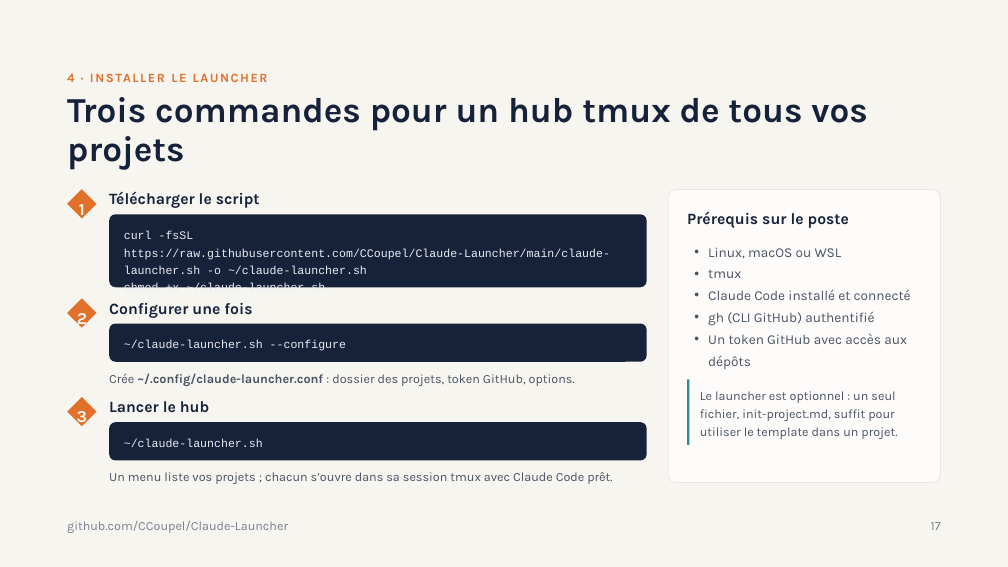
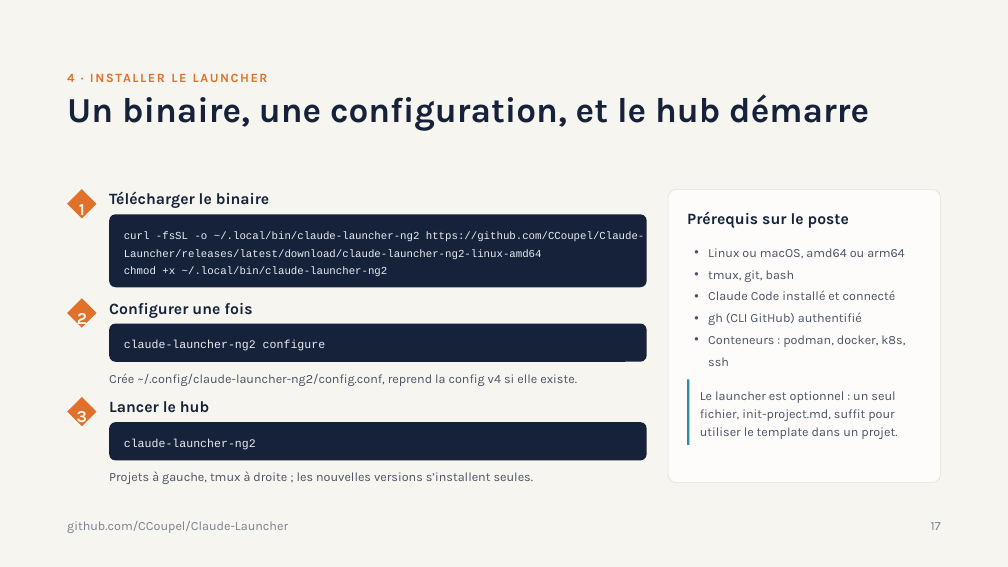
Before and after one commit to CCoupel/Claude-Launcher, a slide deck: slide 17 of Claude Code et le template projet.odp. Drawn at 1008x567 pixels with LibreOffice and Linux fonts; fonts in the diff are those of the drawing. Boxes give left, top, right and bottom in pixels: in the first picture for what was removed or moved away, otherwise in the second. Text is boxed around its words. In the diff, an @@ line names an element or a change of style, - is before the commit and + after.

```diff
--- a/Claude Code et le template projet.odp
+++ b/Claude Code et le template projet.odp
@@ title at bbox=[67, 94, 869, 131]: text changed @@
-Trois commandes pour un hub tmux de tous vos projets
+Un binaire, une configuration, et le hub démarre
@@ text at bbox=[109, 192, 270, 208]: text changed @@
-Télécharger le script
+Télécharger le binaire
@@ text in rounded rectangle at bbox=[124, 232, 645, 276]: text changed; size 11 to 10.2 pt @@
-curl -fsSL https://raw.githubusercontent.com/CCoupel/Claude-Launcher/main/claude-launcher.sh -o ~/claude-launcher.sh
-chmod +x ~/claude-launcher.sh
+curl -fsSL -o ~/.local/bin/claude-launcher-ng2 https://github.com/CCoupel/Claude-Launcher/releases/latest/download/claude-launcher-ng2-linux-amd64
+chmod +x ~/.local/bin/claude-launcher-ng2
@@ text at bbox=[708, 248, 904, 282]: text changed; size 13 to 12 pt @@
-• Linux, macOS ou WSL
-• tmux
+• Linux ou macOS, amd64 ou arm64
+• tmux, git, bash
@@ text at bbox=[708, 290, 896, 325]: size 13 to 12 pt in "Claude Code installé et connecté", "gh (CLI GitHub) authentifié" @@
@@ text in rounded rectangle at bbox=[124, 340, 325, 351]: text changed @@
-~/claude-launcher.sh --configure
+claude-launcher-ng2 configure
@@ text at bbox=[708, 335, 905, 366]: text changed; size 13 to 12 pt @@
-• Un token GitHub avec accès aux dépôts
+• Conteneurs : podman, docker, k8s, ssh
@@ text at bbox=[109, 373, 577, 386]: text changed @@
-Crée ~/.config/claude-launcher.conf : dossier des projets, token GitHub, options.
+Crée ~/.config/claude-launcher-ng2/config.conf, reprend la config v4 si elle existe.
@@ text in rounded rectangle at bbox=[124, 439, 256, 450]: text changed @@
-~/claude-launcher.sh
+claude-launcher-ng2
@@ text at bbox=[109, 471, 534, 484]: text changed @@
-Un menu liste vos projets ; chacun s’ouvre dans sa session tmux avec Claude Code prêt.
+Projets à gauche, tmux à droite ; les nouvelles versions s’installent seules.
```
Also in this commit, not shown: 3 other slides changed, 1 other file.
